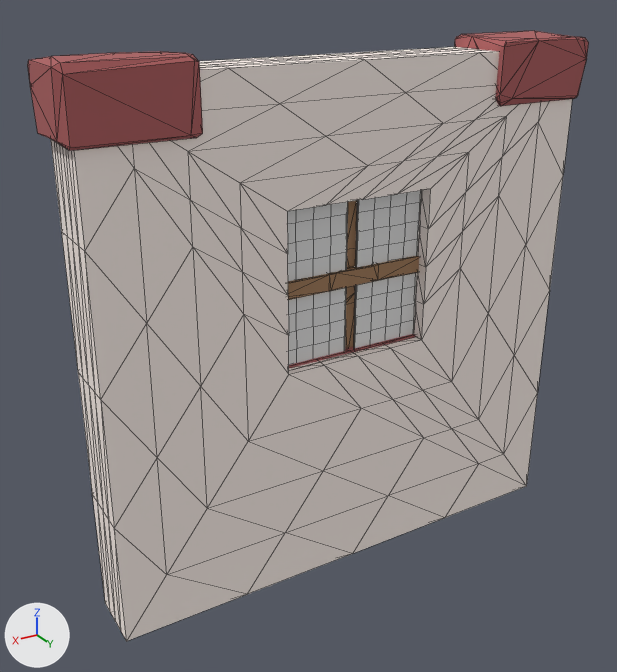
Before and after pictures for a commit that changed the FBX model UnityProject/Assets/_Project/Art/PierreKit/PK_Wall_Window_Small.fbx.
The view is the same before and after, from a camera (50 mm lens) standing at (1.69, 2.57, 2.28) and looking at (0.11, -0.06, 0.96). Every picture has the same lights, and +X, +Y and +Z are marked at lower left. The picture after the commit comes second. Mesh edges are drawn as thin lines. Where no turn or scale is listed for an object, it has been applied to the vertices. Vertices at exactly the same position are counted once.

In view in the first picture: 'PK_Wall_Window_Small'.
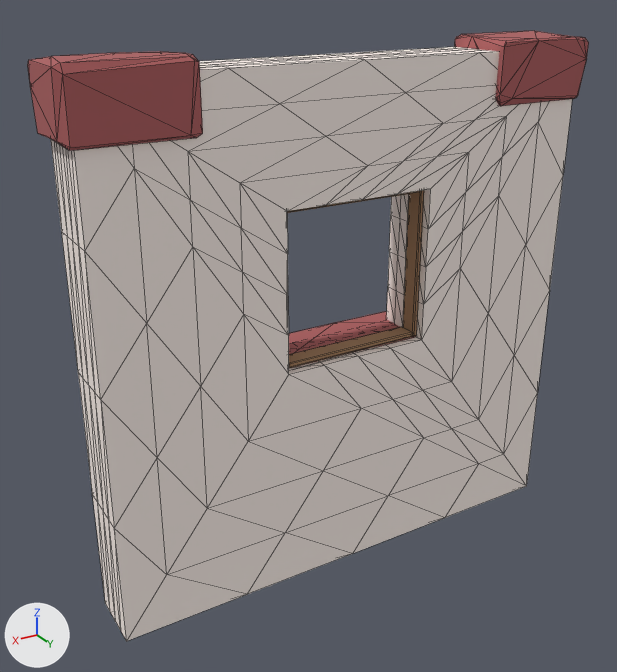
What differs and where, as boxes (x1, y1, x2, y2) in the pictures (617 x 672 px):
part 1 of me_pk_wall_window_small, added (brown)
    after: (403, 190, 424, 337)
part 2 of me_pk_wall_window_small, added (mostly hidden)
    after: (287, 191, 420, 213)
part 3 of me_pk_wall_window_small, added (brown)
    after: (289, 327, 413, 368)
part 4 of me_pk_wall_window_small, deleted
    before: (287, 191, 421, 365)

The edits, one by one:
me_pk_wall_window_small is used by ob_pk_wall_window_small; location (0.0, 0.0, 0.0).
me_pk_wall_window_small had 859 vertices, 1298 faces and spanned x -1.03..1.04, y -0.21..0.14, z 0.0..2.04.
me_pk_wall_window_small now has 463 vertices, 826 faces and spans x -1.03..1.04, y -0.21..0.14, z 0.0..2.04.
me_pk_wall_window_small part 1: a new loose piece of 24 vertices spanning x -0.31..-0.29, y 0.01..0.09, z 0.92..1.53, in mat_wood (brown #a57f5e).
me_pk_wall_window_small part 2: a new loose piece of 24 vertices spanning x -0.29..0.28, y 0.01..0.09, z 1.51..1.53, in mat_wood (brown #a57f5e).
me_pk_wall_window_small part 3: a new loose piece of 24 vertices spanning x -0.29..0.28, y 0.01..0.09, z 0.92..0.94, in mat_wood (brown #a57f5e).
me_pk_wall_window_small part 4: 6 loose pieces with 492 vertices, spanning x -0.33..0.31, y 0.01..0.08, z 0.9..1.54, are deleted.
Other edits to the shape of me_pk_wall_window_small do not show in these pictures.
me_pk_wall_window_small no longer uses material mat_glass (white #e7e7e7).
